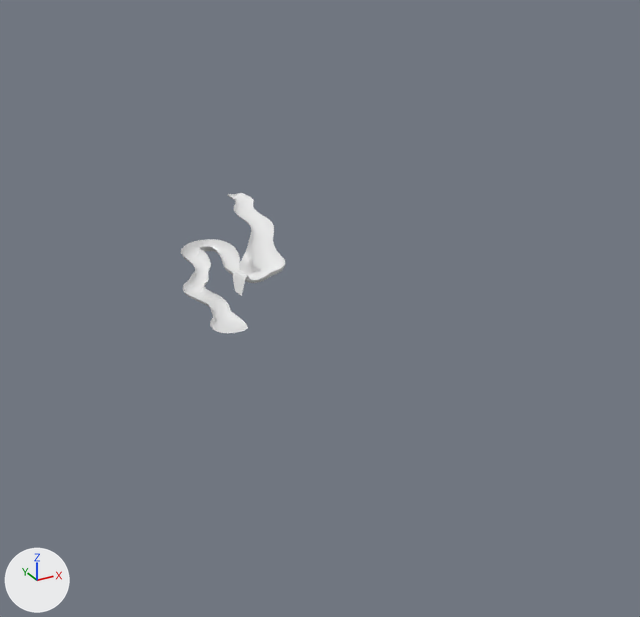
The Blender file asset_src/level1.blend, before and after one commit.
Camera for both pictures: a camera (50 mm lens) standing at (-377.0, -943.0, 465.0) and looking at (129.0, -22.0, 4.0). The lights are fixed; the arrows at lower left show +X, +Y and +Z.

In view in the first picture: 'track-col'.
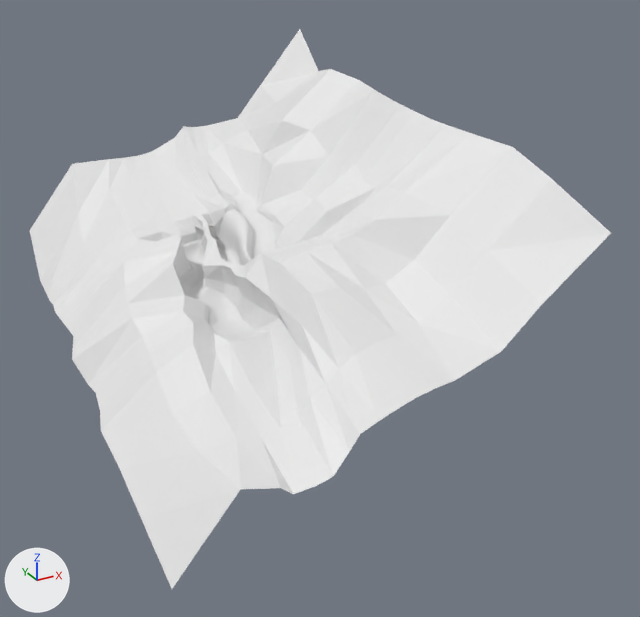
Commit message: Surrounding terrain for level 1

Patch to the scene script:
```diff
--- a/asset_src/level1.blend.py
+++ b/asset_src/level1.blend.py
@@ me_track @@
 # used by ob_track_col; location = (0.0, 0.0, 0.0)
-me_track.from_pydata(...)  # 228 vertices, 182 faces; spans x -27.0..130.0, y -34.0..203.0, z -1.0..104.0
+me_track.from_pydata(...)  # 334 vertices, 285 faces; spans x -36.0..141.0, y -45.0..218.0, z -1.0..108.0
+# me_track part 1
+# 5 vertices are removed from x 30.0..36.0, y 1.0..21.0, z 33.0..54.0
+# 10 faces are deleted
+# 4 vertices in x 57.0..61.0, y 29.0..36.0, z 70.0..72.0 move by (1.0, -1.0, -7.0)
+# 1 vertex moves from x 31.0, y 31.0, z 53.0 to x 27.0, y 45.0, z 56.0
+# 86 vertices are added at x -36.0..133.0, y -45.0..218.0, z 2.0..108.0
+# 13 new vertices lie (11.0, 0.0, 0.0) away from vertices in x 95.0..130.0, y 7.0..202.0, z 60.0..103.0
+# 6 new vertices lie (9.0, 0.0, 0.0) away from vertices in x 7.0..29.0, y 0.0..94.0, z 2.0..39.0
+# 6 new vertices lie (0.0, -11.0, 0.0) away from vertices in x -14.0..106.0, y -32.0..7.0, z 4.0..60.0
+# 113 new faces join them
 me_track.materials.append(mat_ground)
@@ me_cube @@
+me_cube.from_pydata(...)  # 269 vertices, 221 faces; spans x -203.0..299.0, y -376.0..330.0, z -144.0..298.0
@@ ob_maasto_col @@
+ob_maasto_col = bpy.data.objects.new('maasto-col', me_cube)
+ob_maasto_col.location = (28.0, 71.0, 9.0)
```

Location of each change, [x1, y1, x2, y2] in pixels of the pictures (640 x 617 px):
'maasto-col', added
    after: [29, 29, 611, 589]
'track-col', reshaped
    before: [181, 193, 285, 333]
    after: [181, 190, 278, 337]
part 1 of me_track, built on
    before: [213, 241, 254, 296]
    after: [181, 190, 278, 337]
